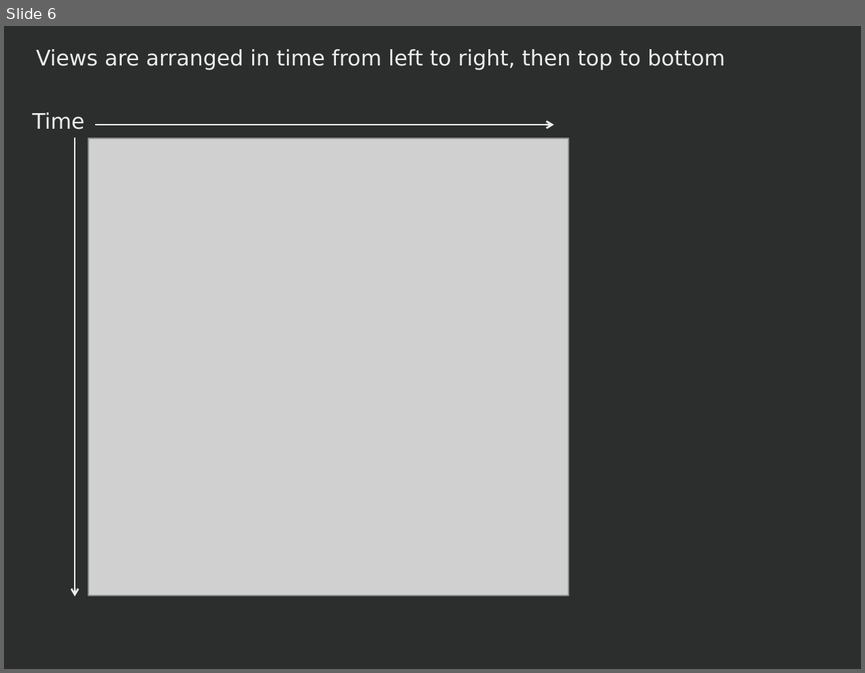
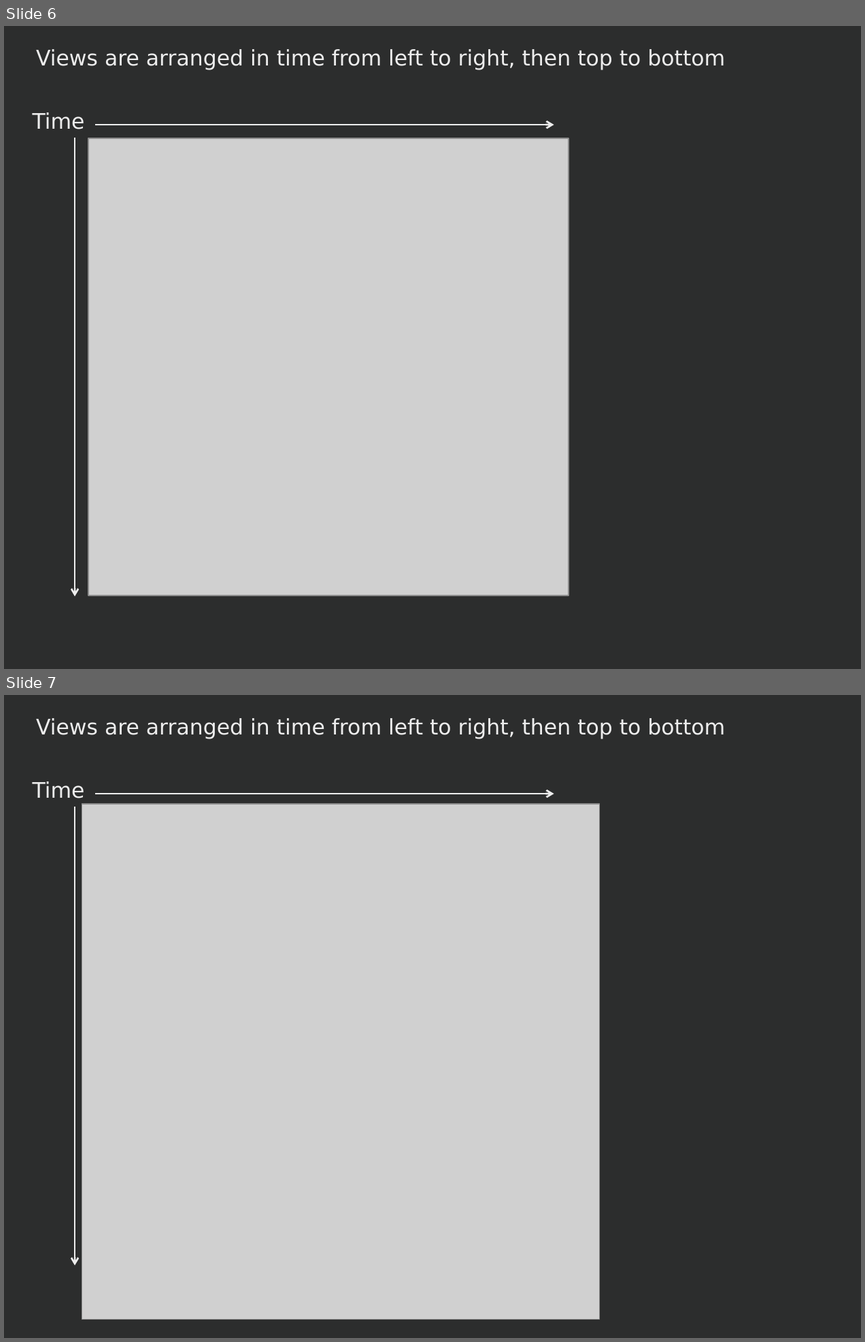
Before and after one commit to vialab/dimpVis, a slide deck: d3 Prototyping/User Evaluation/client/BarchartExperiment/Images/partialHintPath.pptx. Shown one above the other, each under a label of ours: slide 6 before the commit, slides 6 and 7 after it. The pictures are 865x673 and 865x1342 pixels, drawn with LibreOffice and Linux fonts; fonts in the diff are those of the drawing; grey boxes stand for pictures. Boxes give left, top, right and bottom in pixels: in the first picture for what was removed or moved away, otherwise in the second. Text is boxed around its words. In the diff, an @@ line names an element or a change of style, - is before the commit and + after.

```diff
--- a/d3 Prototyping/User Evaluation/client/BarchartExperiment/Images/partialHintPath.pptx
+++ b/d3 Prototyping/User Evaluation/client/BarchartExperiment/Images/partialHintPath.pptx
@@ slide 7 added at (4, 695, 861, 1338), background #2C2D2D @@
@@ text added at (36, 718, 725, 739), 18 pt, text #EDEDED @@
+Views are arranged in time from left to right, then top to bottom
@@ text added at (33, 781, 85, 798), 18 pt, text #EDEDED @@
+Time
@@ arrow added from (95, 794) to (554, 794), #EDEDED 1.5 pt @@
@@ arrow added from (75, 807) to (75, 1265), #EDEDED 1.5 pt @@
@@ picture added at (82, 804, 600, 1319) @@
```
Also in this commit, not shown: 11 other files.
